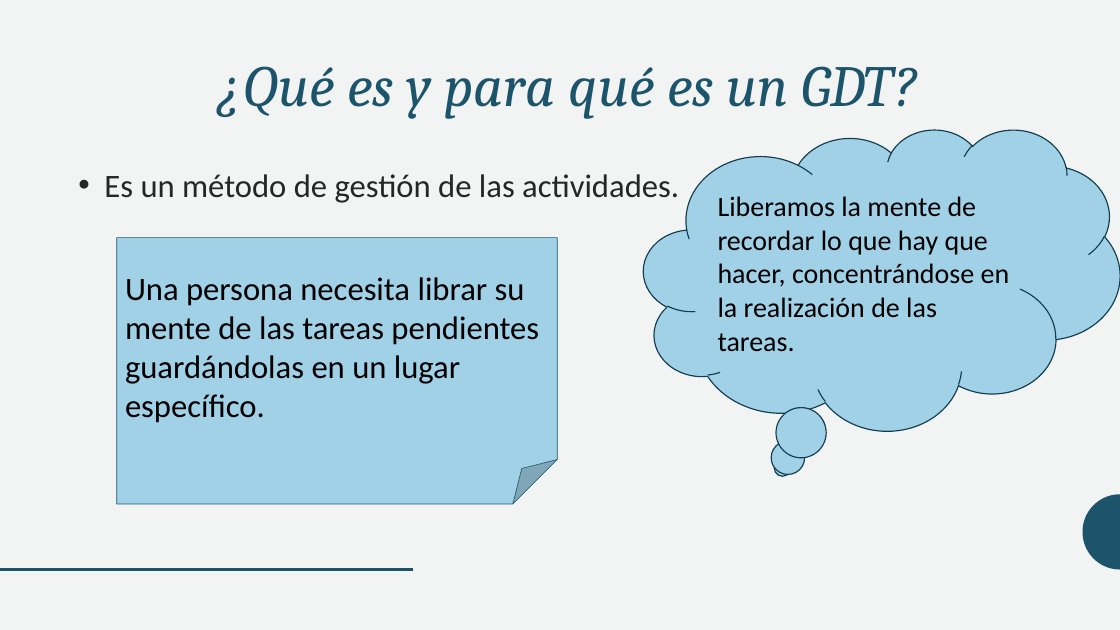
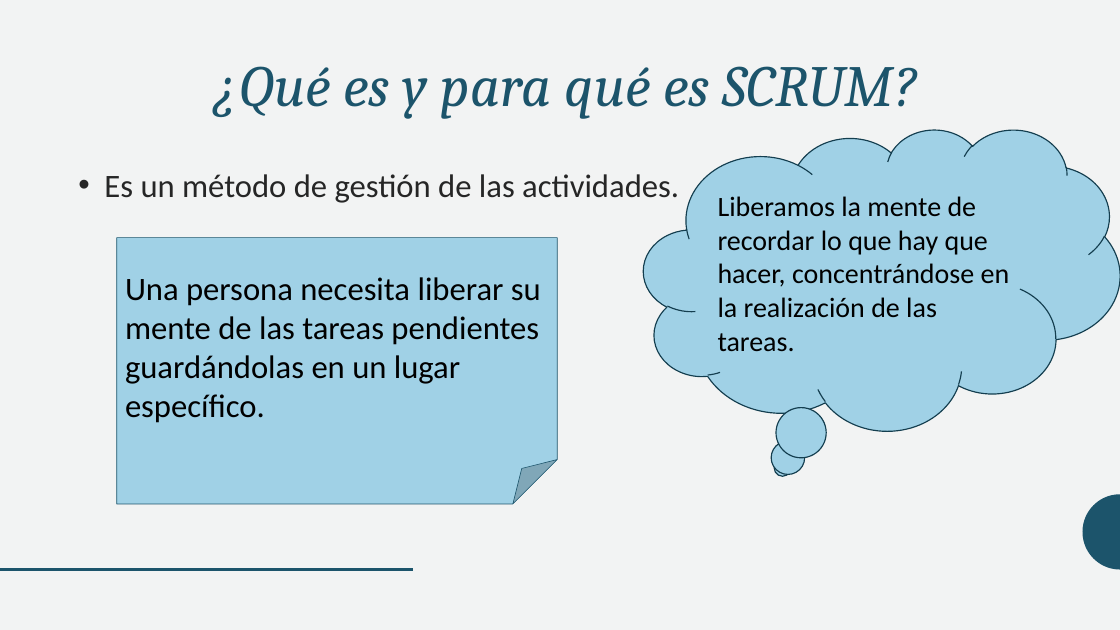
Before and after one commit to Sjgu1/administration, a slide deck: slide 2 of presentacion1.pptx. Drawn at 1120x630 pixels with LibreOffice and Linux fonts; fonts in the diff are those of the drawing. Boxes give left, top, right and bottom in pixels: in the first picture for what was removed or moved away, otherwise in the second. Text is boxed around its words. In the diff, an @@ line names an element or a change of style, - is before the commit and + after.

Commit message:
presentación: scrum, sin terminar

```diff
--- a/presentacion1.pptx
+++ b/presentacion1.pptx
@@ title at <box>215,66,917,119</box>: text changed @@
-¿Qué es y para qué es un GDT?
+¿Qué es y para qué es SCRUM?
@@ text in folded corner at <box>125,277,541,423</box>: text changed @@
-Una persona necesita librar su mente de las tareas pendientes guardándolas en un lugar específico.
+Una persona necesita liberar su mente de las tareas pendientes guardándolas en un lugar específico.
```
Also in this commit, not shown: 1 other slide changed.
